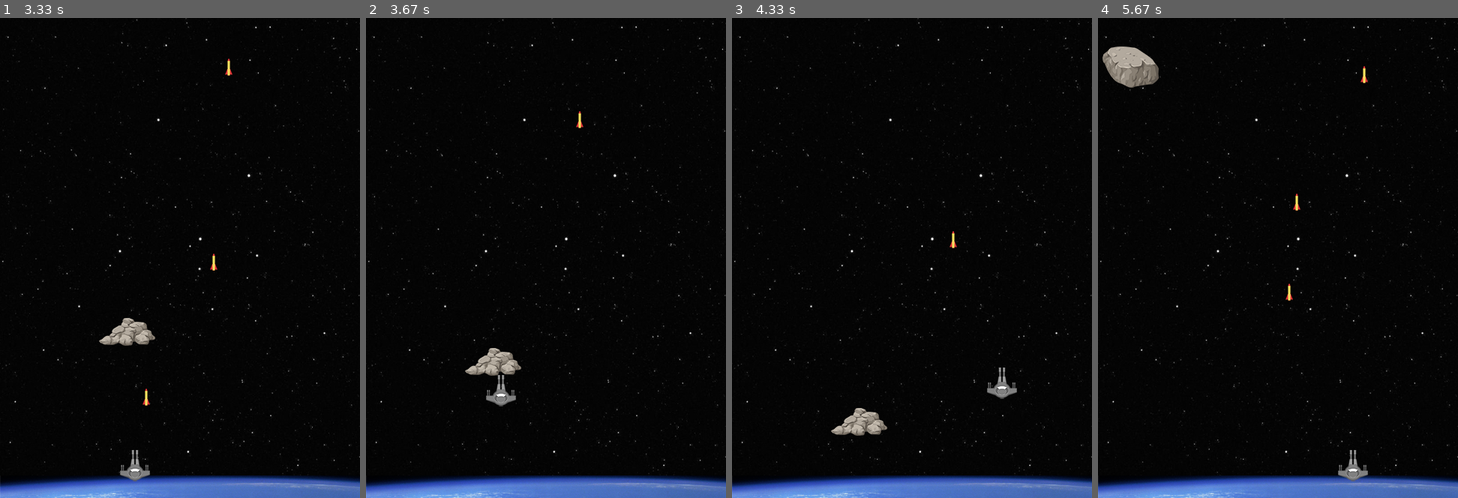
Above: before the commit, frames 1-4 (left to right).
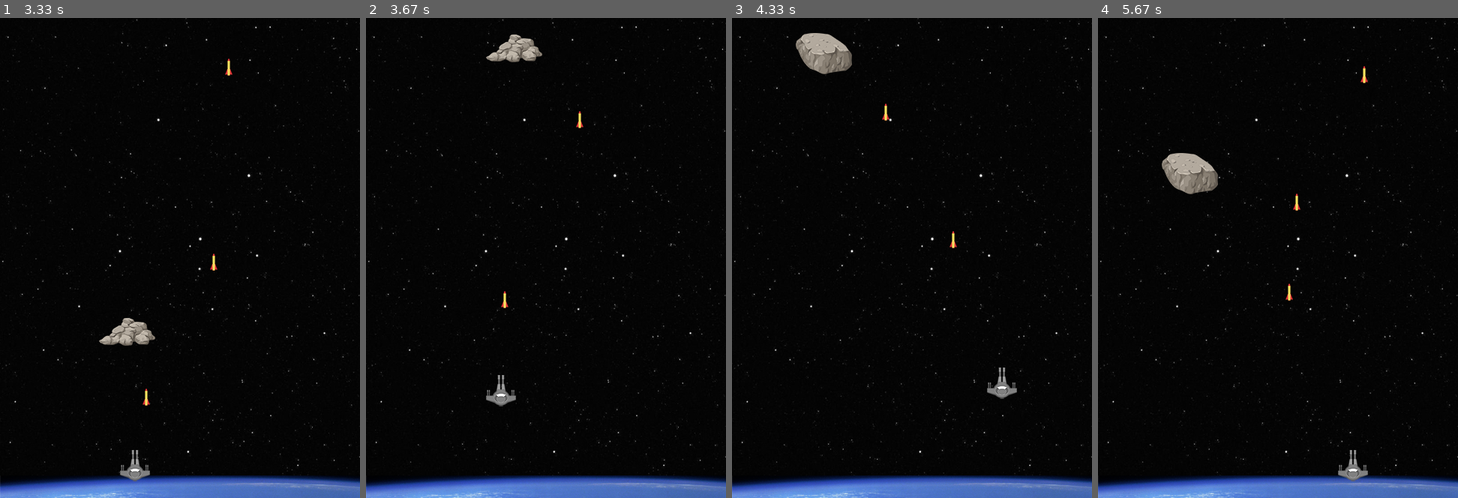
Above: after the commit, the same moments.

Repository: H-yuchan/Pygame-ShooTingGame
Game: pygame game, started from pyShooting_v1.py
The game is run twice, just before and just after one commit, with the same random seed, the same clock (stepped at 60 frames per second) and the same inputs.
Inputs:
- Up to frame 1 (3.33 s): tap Space at 0.33, 0.73, 1.03, 1.23, 1.57, 1.87, 2.07, 2.37, 2.63, 2.97, 3.27 s; hold Right 0.67-1.13 s; hold Up 1.17-1.47 s; hold Right 1.5-1.97 s; hold Left 2-2.53 s; hold Down 2.57-2.87 s; hold Left 2.9-3.3 s
- Up to frame 2 (3.67 s): hold Up from 3.33 s (still down); tap Space at 3.4 s
- Up to frame 3 (4.33 s): release Up at 3.7 s; hold Right from 3.73 s (still down); tap Space at 3.8, 4.1 s
- Up to frame 4 (5.67 s): release Right at 4.37 s; hold Down 4.4-4.77 s; tap Space at 4.47, 4.87, 5.17, 5.37 s; hold Left 4.8-5.27 s; hold Right from 5.3 s (still down)

Frame 1 is identical in both runs. In frame 2, 1.1% of the frame differs, in the area x 27-49%, y 3-75%; in frame 3, 1.6%; in frame 4, 2.0%, in the area x 1-34%, y 5-37%.

Commit message:
Update pyShooting_v1.py
미사일과 운석 충돌 시 터지는 모습 구현

Diff:
--- a/pyShooting_v1.py
+++ b/pyShooting_v1.py
@@ -122,6 +122,18 @@
 
             rockX = random.randrange(0, padWidth - rockWidth)
             rockY = 0
+
+        if isShot:
+            drawObject(explosion, rockX, rockY)
+
+            rock = pygame.image.load(random.choice(rockImage))
+            rockSize = rock.get_rect().size
+            rockWidth = rockSize[0]
+            rockHeight = rockSize[1]
+            rockX = random.randrange(0, padWidth - rockWidth)
+            rockY = 0
+            isShot = False
+
         drawObject(rock, rockX, rockY)
 
         pygame.display.update()
